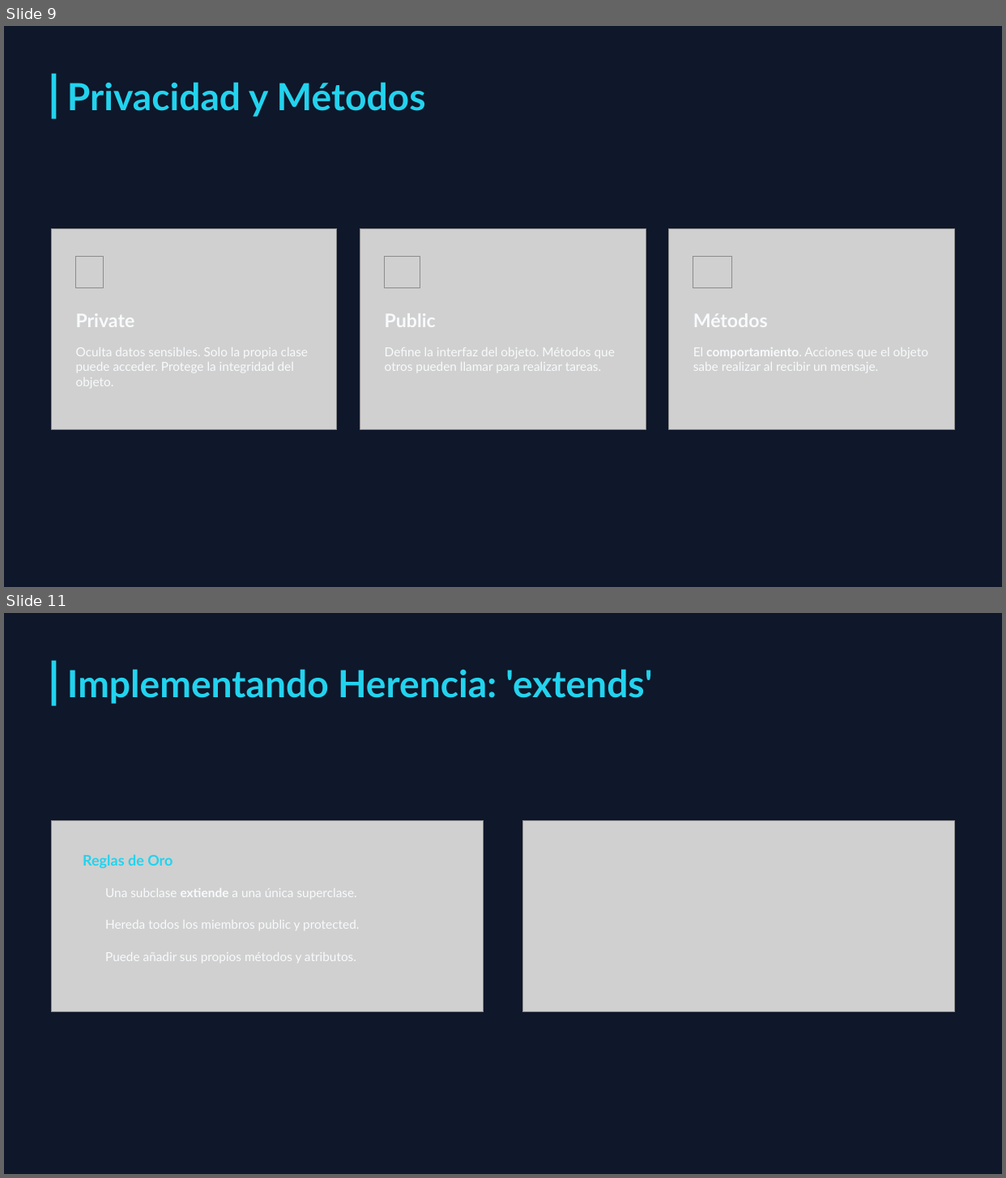
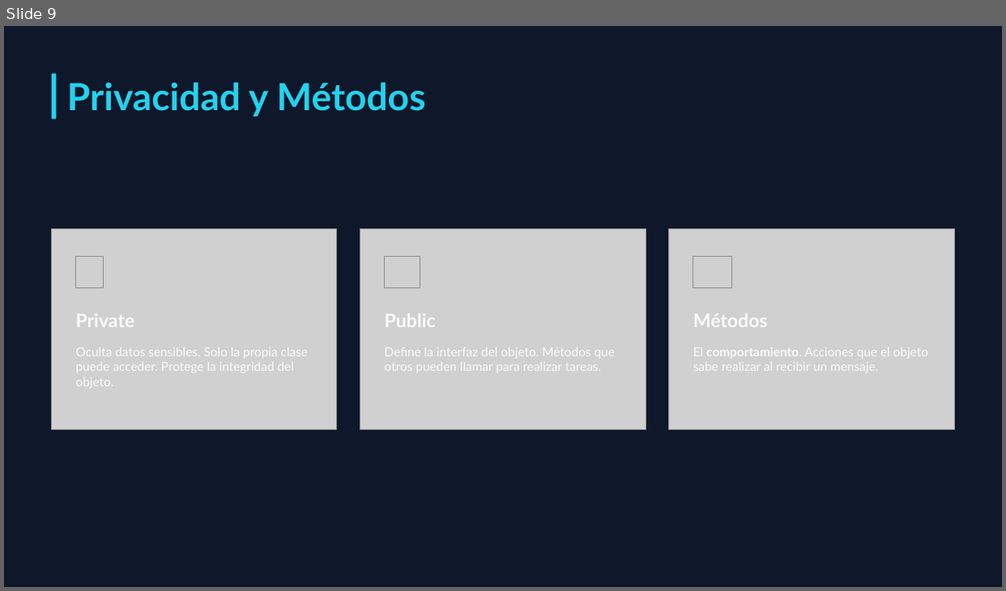
Before and after one commit to MelvinSevilla/programacionBasica, a slide deck: II UNIDAD/Presentaciones/II UNIDAD Programación Orientada a Objetos.pptx. Shown one above the other, each under a label of ours: slides 9 and 11 before the commit, slide 9 after it; the slides between them are not shown. The pictures are 1006x1178 and 1006x591 pixels, drawn with LibreOffice and Linux fonts; fonts in the diff are those of the drawing; grey boxes stand for pictures; background and template pictures are left out. Boxes give left, top, right and bottom in pixels: in the first picture for what was removed or moved away, otherwise in the second. Text is boxed around its words. In the diff, an @@ line names an element or a change of style, - is before the commit and + after.

```diff
--- a/II UNIDAD/Presentaciones/II UNIDAD Programación Orientada a Objetos.pptx
+++ b/II UNIDAD/Presentaciones/II UNIDAD Programación Orientada a Objetos.pptx
@@ slide 11 removed at (4,613,1002,1174), background picture (left out) @@
@@ rectangle removed at (52,661,57,706) @@
@@ text removed at (67,669,652,704) @@
-Implementando Herencia: 'extends'
@@ picture removed at (52,820,484,1012) @@
@@ picture removed at (522,820,955,1012) @@
@@ text removed at (83,854,172,869) @@
-Reglas de Oro
@@ text removed at (105,888,357,899) @@
-Una subclase extiende a una única superclase.
@@ text removed at (105,920,359,931) @@
-Hereda todos los miembros public y protected.
@@ text removed at (105,952,356,963) @@
-Puede añadir sus propios métodos y atributos.
```
Also in this commit, not shown: 6 other slides removed.
